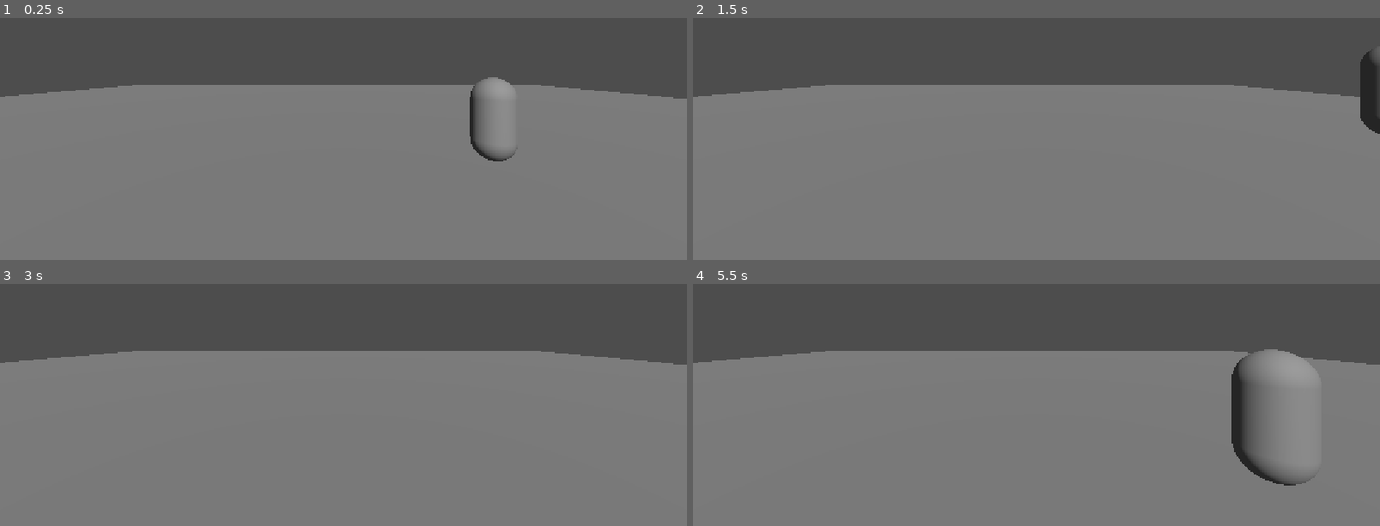
Above: before the commit, frames 1-4 (two rows, left to right).
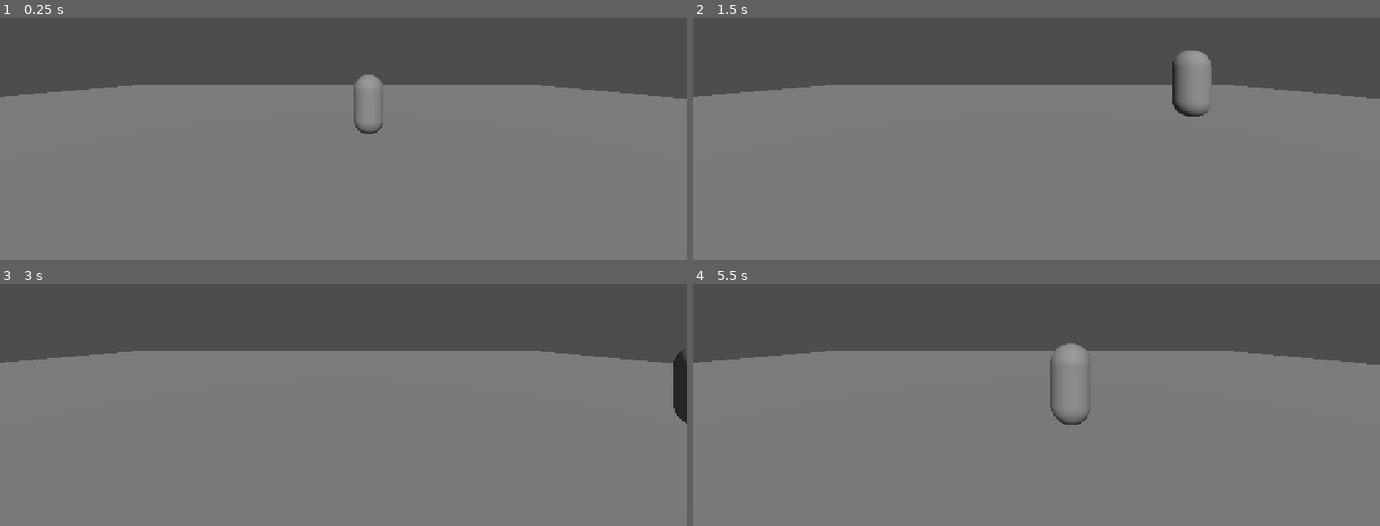
Above: after the commit, the same moments.

Repository: L2D0/3d-runntime-test
Game: Godot game, scene res://world.tscn
Same seed, same stepped clock (60 frames per second), same inputs: the game is played once before the commit and once after it.
Inputs:
- Up to frame 1 (0.25 s): no input
- Up to frame 2 (1.5 s): tap Enter at 0.5 s; hold D (move_right) 0.53-1.28 s; tap Space (jump) at 0.77 s; hold S (move_back) from 1.28 s (still down)
- Up to frame 3 (3 s): tap Space (jump) at 1.52 s; release S (move_back) at 2.03 s; hold D (move_right) 2.03-2.78 s; hold W (move_forward) from 2.78 s (still down)
- Up to frame 4 (5.5 s): tap Space (jump) at 3.02, 3.77, 4.52 s; release W (move_forward) at 3.53 s; hold A (move_left) 3.53-5.03 s; hold S (move_back) from 5.03 s (still down)

The runs differ from the first frame. In frame 1, 0.9% of the frame differs, in the area x 51-75%, y 23-60%; in frame 2, 1.7%; in frame 3, 0.5%; in frame 4, 2.6%, in the area x 52-91%, y 24-84%.

Commit message:
0.2

Diff:
--- a/player.tscn
+++ b/player.tscn
@@ -1,10 +1,13 @@
 [gd_scene format=3 uid="uid://ckudr8chj1kgo"]
+
+[ext_resource type="Script" uid="uid://drlldp7l6q0o4" path="res://player.gd" id="1_4flbx"]
 
 [sub_resource type="CapsuleShape3D" id="CapsuleShape3D_g4v7s"]
 
 [sub_resource type="CapsuleMesh" id="CapsuleMesh_g4v7s"]
 
 [node name="player" type="CharacterBody3D" unique_id=1834096749]
+script = ExtResource("1_4flbx")
 
 [node name="CollisionShape3D" type="CollisionShape3D" parent="." unique_id=689808290]
 shape = SubResource("CapsuleShape3D_g4v7s")
--- a/world.tscn
+++ b/world.tscn
@@ -1,7 +1,6 @@
 [gd_scene format=3 uid="uid://ckavqb25bdaul"]
 
 [ext_resource type="PackedScene" uid="uid://ckudr8chj1kgo" path="res://player.tscn" id="1_fj7yv"]
-[ext_resource type="Script" uid="uid://drlldp7l6q0o4" path="res://player.gd" id="2_tlwt5"]
 
 [sub_resource type="Environment" id="Environment_g4v7s"]
 
@@ -17,9 +16,8 @@
 [node name="WorldEnvironment" type="WorldEnvironment" parent="." unique_id=909235596]
 environment = SubResource("Environment_g4v7s")
 
-[node name="player" parent="." unique_id=1834096749 instance=ExtResource("1_fj7yv")]
-transform = Transform3D(1, 0, 0, 0, 1, 0, 0, 0, 1, 4.4705315, 1.5, 0.4152441)
-script = ExtResource("2_tlwt5")
-
 [node name="Camera3D" type="Camera3D" parent="." unique_id=71091035]
 transform = Transform3D(1, 0, 0, 0, 1, 0, 0, 0, 1, 0.8337679, 2.7609882, 6.54055)
+
+[node name="player" parent="." unique_id=1834096749 instance=ExtResource("1_fj7yv")]
+transform = Transform3D(1, 0, 0, 0, 1, 0, 0, 0, 1, 1.6772184, 1.5, -1.9541855)
